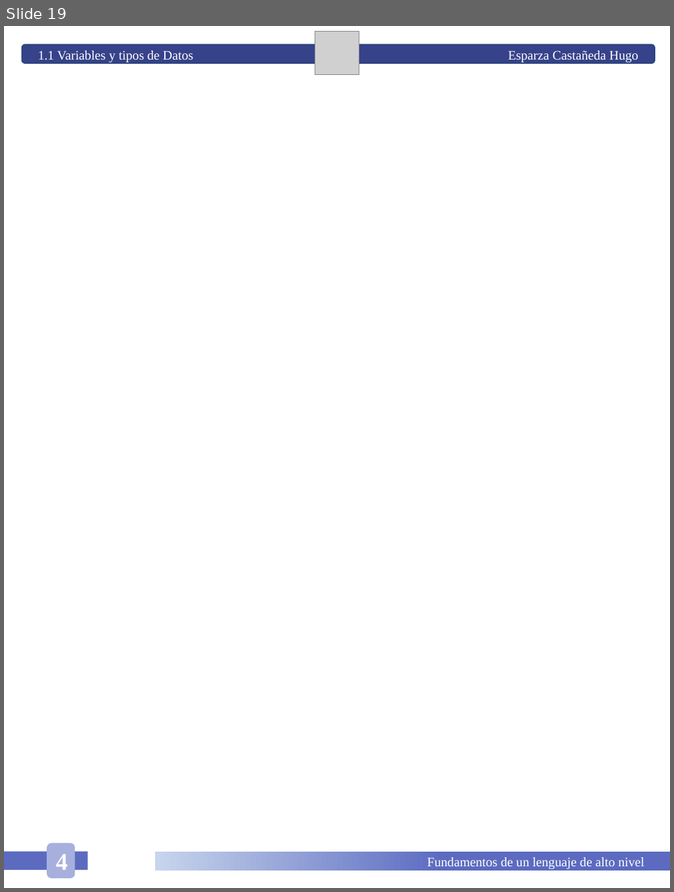
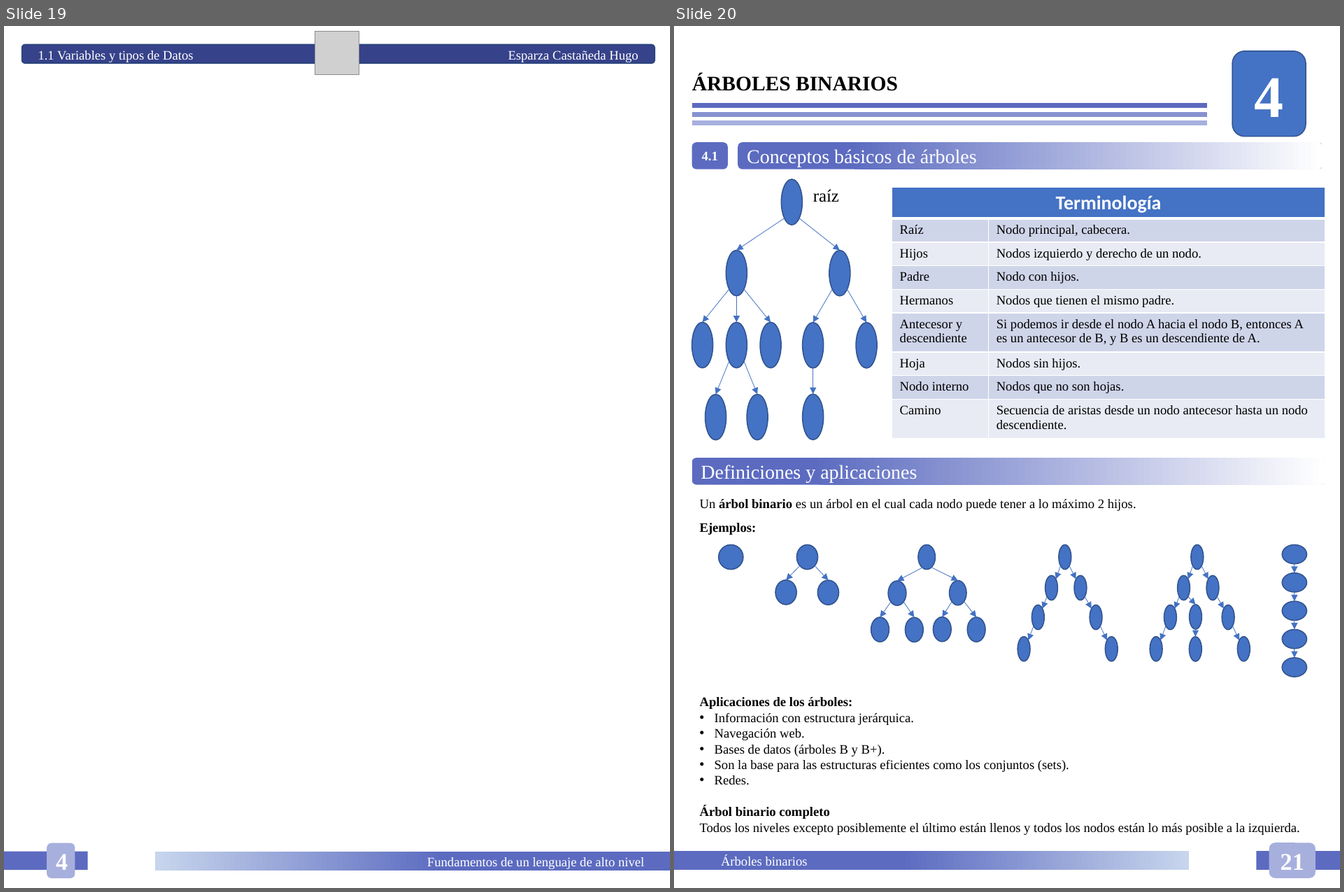
Before and after one commit to HugoEsparzaC/Libreta-Estructuras-II, a slide deck: Estructuras de Datos II.pptx. Shown side by side, each under a label of ours: slide 19 before the commit, slides 19 and 20 after it. The pictures are 674x892 and 1344x892 pixels, drawn with LibreOffice and Linux fonts; fonts in the diff are those of the drawing; grey boxes stand for pictures. Boxes give left, top, right and bottom in pixels: in the first picture for what was removed or moved away, otherwise in the second. Text is boxed around its words. In the diff, an @@ line names an element or a change of style, - is before the commit and + after.

```diff
--- a/Estructuras de Datos II.pptx
+++ b/Estructuras de Datos II.pptx
@@ slide 20 added at [674,26,1340,888], background #FFFFFF @@
@@ rounded rectangle added at [1233,51,1307,137], fill #4472C4, outline #325491 1 pt, 54 pt, text #FFFFFF, bold @@
+4
@@ text added at [692,74,898,91], 19 pt, text #000000, bold @@
+ÁRBOLES BINARIOS
@@ line added from (692, 106) to (1207, 106), #5C6BC0 4.5 pt @@
@@ line added from (692, 115) to (1207, 115), #8691D0 4.5 pt @@
@@ line added from (692, 123) to (1207, 123), #A7AFDD 4.5 pt @@
@@ rounded rectangle added at [692,142,728,169], fill #5C6BC0, 12 pt, text #FFFFFF, bold @@
+4.1
@@ rounded rectangle added at [738,142,1322,169], fill gradient #5C6BC0 to #FFFFFF, 18 pt, text #FFFFFF @@
+Conceptos básicos de árboles
@@ text added at [813,189,839,202], 16 pt, text #000000 @@
+raíz
@@ table added at [892,188,1326,435], 9 rows, 2 columns @@
+Terminología | 
+Raíz | Nodo principal, cabecera.
+Hijos | Nodos izquierdo y derecho de un nodo.
+Padre | Nodo con hijos.
+Hermanos | Nodos que tienen el mismo padre.
+Antecesor y descendiente | Si podemos ir desde el nodo A hacia el nodo B, entonces A es un antecesor de B, y B es un descendiente de A.
+Hoja | Nodos sin hijos.
+Nodo interno | Nodos que no son hojas.
+Camino | Secuencia de aristas desde un nodo antecesor hasta un nodo descendiente.
@@ group added at [692,180,877,440]: 11 ellipses, 10 arrows @@
@@ rounded rectangle added at [692,458,1326,484], fill gradient #5C6BC0 to #FFFFFF, 18 pt, text #FFFFFF @@
+Definiciones y aplicaciones
@@ text added at [700,499,1137,535], 12 pt, text #000000 @@
+Un árbol binario es un árbol en el cual cada nodo puede tener a lo máximo 2 hijos.
+Ejemplos:
@@ ellipse added at [719,545,743,569], fill #4472C4, outline #325491 1 pt @@
@@ group added at [775,545,838,605]: 3 ellipses, 2 arrows @@
@@ group added at [871,545,986,642]: 7 ellipses, 6 arrows @@
@@ group added at [1018,545,1118,661]: 7 ellipses, 6 arrows @@
@@ group added at [1150,545,1250,661]: 9 ellipses, 8 arrows @@
@@ group added at [1282,545,1307,677]: 5 ellipses, 4 arrows @@
@@ text added at [700,697,1300,835], 12 pt, text #000000 @@
+Aplicaciones de los árboles:
+• Información con estructura jerárquica.
+• Navegación web.
+• Bases de datos (árboles B y B+).
+• Son la base para las estructuras eficientes como los conjuntos (sets).
+• Redes.
+Árbol binario completo
+Todos los niveles excepto posiblemente el último están llenos y todos los nodos están lo más posible a la izquierda.
@@ rounded rectangle added at [1269,843,1315,878], fill #A7AFDD, 22 pt, text #FFFFFF, bold @@
+21
@@ rectangle added at [674,851,1189,870], fill gradient #5C6BC0 to #C7D5ED, 12 pt, text #FFFFFF @@
+Árboles binarios
@@ rectangle added at [1256,851,1340,870], fill #5C6BC0 @@
```
Also in this commit, not shown: 1 slide changed, 1 other slide added, 1 other file.
